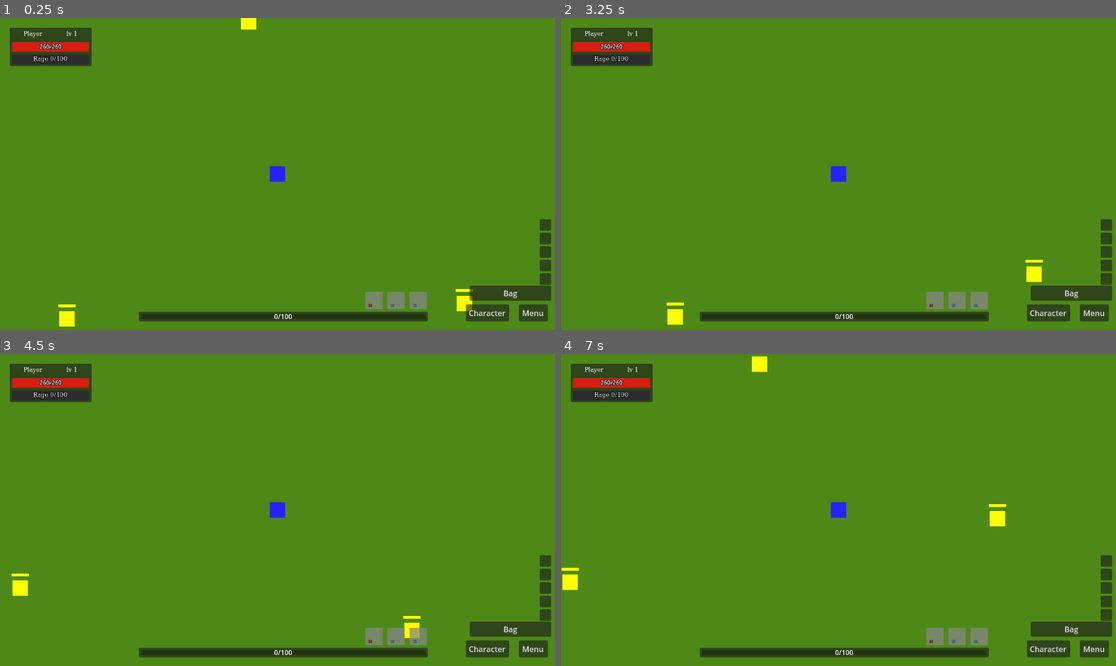
Above: before the commit, frames 1-4 (two rows, left to right).
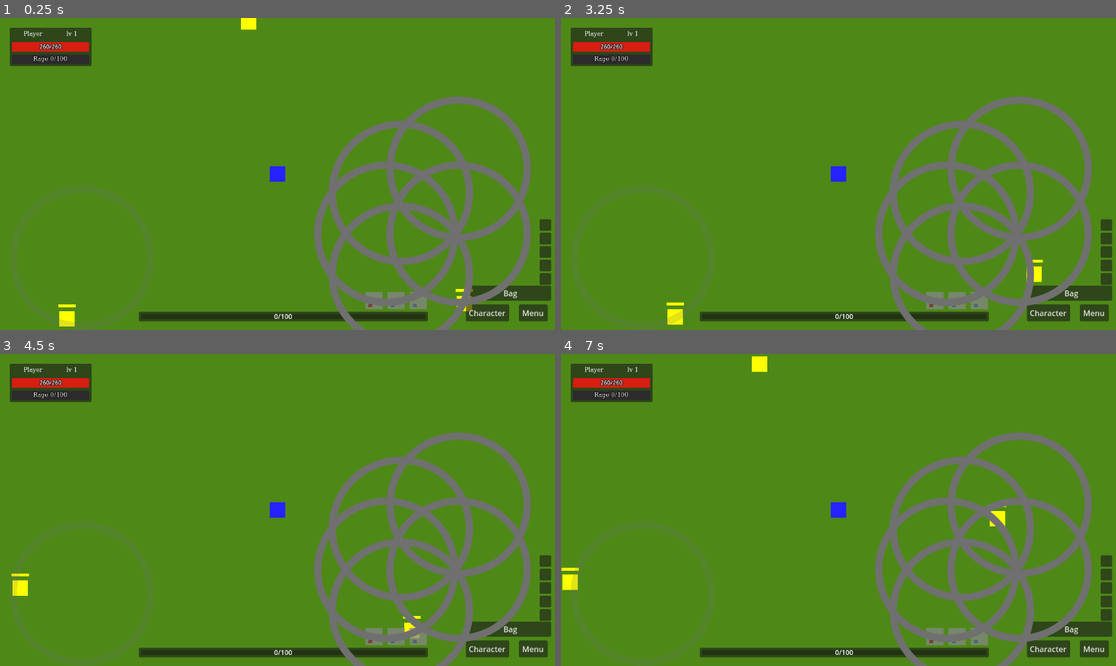
Above: after the commit, the same moments.

Repository: denisshkytko/mmo-mvp-godot
Game: Godot game, scene res://game/scenes/Main.tscn
Same seed, same stepped clock (60 frames per second), same inputs: the game is played once before the commit and once after it. This scene is started directly instead of the project's main scene. The engine's default icon, where the game draws it, is replaced by a stand-in: a white triangle on a blue panel in a dark square.
Inputs (mouse positions are in pixels of both pictures, inside the frame that each line leads up to):
- Up to frame 1 (0.25 s): no input
- Up to frame 2 (3.25 s): drag from (977, 301) to (649, 326) at 0.52 s; click "Bag" at 1.25 s; click (1104, 223) at 2 s; click (1104, 239) at 2.75 s
- Up to frame 3 (4.5 s): click (543, 588) at 3.5 s; click (543, 600) at 4.25 s
- Up to frame 4 (7 s): click (1104, 616) at 5 s; click "Character" at 5.75 s; click (1021, 569) at 6.5 s

The runs differ from the first frame. In frame 1, 8.1% of the frame differs, in the area x 10-96%, y 25-100%; in frame 2, 8.1%; in frame 3, 8.1%, in the area x 2-96%, y 25-100%; in frame 4, 8.1%.
Error after the commit: Parse Error: Cannot infer the type of "radius" variable because the value doesn't have a set type. (res://ui/game/hud/mobile/circular_texture_button.gd:8)

Commit message:
Add circular joystick visuals and input

Diff:
--- /dev/null
+++ b/ui/game/hud/mobile/circular_texture_button.gd
@@ -0,0 +1,10 @@
+extends TextureButton
+class_name CircularTextureButton
+
+func _has_point(point: Vector2) -> bool:
+	var min_side := min(size.x, size.y)
+	if min_side <= 0.0:
+		return false
+	var radius := min_side * 0.5
+	var center := size * 0.5
+	return point.distance_to(center) <= radius
--- a/ui/game/hud/mobile/mobile_hud.tscn
+++ b/ui/game/hud/mobile/mobile_hud.tscn
@@ -1,8 +1,11 @@
-[gd_scene load_steps=4 format=3 uid="uid://d2ddrgn4o57x6"]
+[gd_scene load_steps=7 format=3 uid="uid://d2ddrgn4o57x6"]
 
 [ext_resource type="Script" uid="uid://b7e5m42bkbq1m" path="res://ui/game/hud/mobile/mobile_hud.gd" id="1_8po1h"]
 [ext_resource type="Script" uid="uid://bb7b2tu1ctf4b" path="res://ui/game/hud/mobile/move_joystick.gd" id="2_65rcb"]
 [ext_resource type="Script" uid="uid://cnu19o2rnoanu" path="res://ui/game/hud/mobile/skill_pad.gd" id="3_g1q8d"]
+[ext_resource type="Script" uid="uid://d6sms1d3a44lr" path="res://ui/game/hud/mobile/circular_texture_button.gd" id="4_hwcof"]
+[ext_resource type="Texture2D" uid="uid://2m1ib7s6ukfi" path="res://ui/game/hud/mobile/textures/Joystick.png" id="4_xlyuy"]
+[ext_resource type="Texture2D" uid="uid://de6od0xnvfqi" path="res://ui/game/hud/mobile/textures/LargeHandleFilled.png" id="5_suufg"]
 
 [node name="MobileHUD" type="CanvasLayer"]
 layer = 20
@@ -41,11 +44,13 @@
 anchor_bottom = 1.0
 grow_horizontal = 2
 grow_vertical = 2
+texture = ExtResource("4_xlyuy")
 modulate = Color(1, 1, 1, 0.2)
 
 [node name="Knob" type="TextureRect" parent="Root/LeftPad/MoveStick"]
 custom_minimum_size = Vector2(90, 90)
 layout_mode = 0
+texture = ExtResource("5_suufg")
 modulate = Color(1, 1, 1, 0.45)
 
 [node name="RightPad" type="Control" parent="Root"]
@@ -71,26 +76,36 @@
 [node name="QuickSkillBtn" type="TextureButton" parent="Root/RightPad/SkillPad"]
 custom_minimum_size = Vector2(150, 150)
 layout_mode = 0
+texture_normal = ExtResource("4_xlyuy")
+script = ExtResource("4_hwcof")
 metadata/slot_index = 0
 
 [node name="SkillBtn1" type="TextureButton" parent="Root/RightPad/SkillPad"]
 custom_minimum_size = Vector2(90, 90)
 layout_mode = 0
+texture_normal = ExtResource("4_xlyuy")
+script = ExtResource("4_hwcof")
 metadata/slot_index = 1
 
 [node name="SkillBtn2" type="TextureButton" parent="Root/RightPad/SkillPad"]
 custom_minimum_size = Vector2(90, 90)
 layout_mode = 0
+texture_normal = ExtResource("4_xlyuy")
+script = ExtResource("4_hwcof")
 metadata/slot_index = 2
 
 [node name="SkillBtn3" type="TextureButton" parent="Root/RightPad/SkillPad"]
 custom_minimum_size = Vector2(90, 90)
 layout_mode = 0
+texture_normal = ExtResource("4_xlyuy")
+script = ExtResource("4_hwcof")
 metadata/slot_index = 3
 
 [node name="SkillBtn4" type="TextureButton" parent="Root/RightPad/SkillPad"]
 custom_minimum_size = Vector2(90, 90)
 layout_mode = 0
+texture_normal = ExtResource("4_xlyuy")
+script = ExtResource("4_hwcof")
 metadata/slot_index = 4
 
 [node name="InteractBtn" type="TextureButton" parent="Root/RightPad/SkillPad"]
--- a/ui/game/hud/mobile/move_joystick.gd
+++ b/ui/game/hud/mobile/move_joystick.gd
@@ -16,6 +16,7 @@
 
 func _ready() -> void:
 	_update_center()
+	_set_knob_visible(false)
 	_update_knob(Vector2.ZERO)
 
 
@@ -37,9 +38,10 @@
 	if event.pressed:
 		if _active_touch_id != -1:
 			return
-		if not get_global_rect().has_point(event.position):
+		if not _is_within_bounds(event.position):
 			return
 		_active_touch_id = event.index
+		_set_knob_visible(true)
 		_update_from_global_pos(event.position)
 		accept_event()
 		return
@@ -49,6 +51,7 @@
 	_active_touch_id = -1
 	_set_dir(Vector2.ZERO)
 	_update_knob(Vector2.ZERO)
+	_set_knob_visible(false)
 	accept_event()
 
 
@@ -86,7 +89,7 @@
 		return
 	var offset := Vector2.ZERO
 	if delta.length() > 0.0:
-		offset = delta.normalized() * min(delta.length(), KNOB_RADIUS_PX)
+		offset = delta.normalized() * min(delta.length(), _get_radius())
 	knob.position = _center + offset - knob.size * 0.5
 
 
@@ -97,3 +100,17 @@
 		base.size = size
 	if knob != null:
 		knob.position = _center - knob.size * 0.5
+
+
+func _get_radius() -> float:
+	return min(size.x, size.y) * 0.5
+
+
+func _is_within_bounds(global_pos: Vector2) -> bool:
+	var local_pos := _to_local_canvas(global_pos)
+	return local_pos.distance_to(_center) <= _get_radius()
+
+
+func _set_knob_visible(is_visible: bool) -> void:
+	if knob != null:
+		knob.visible = is_visible
